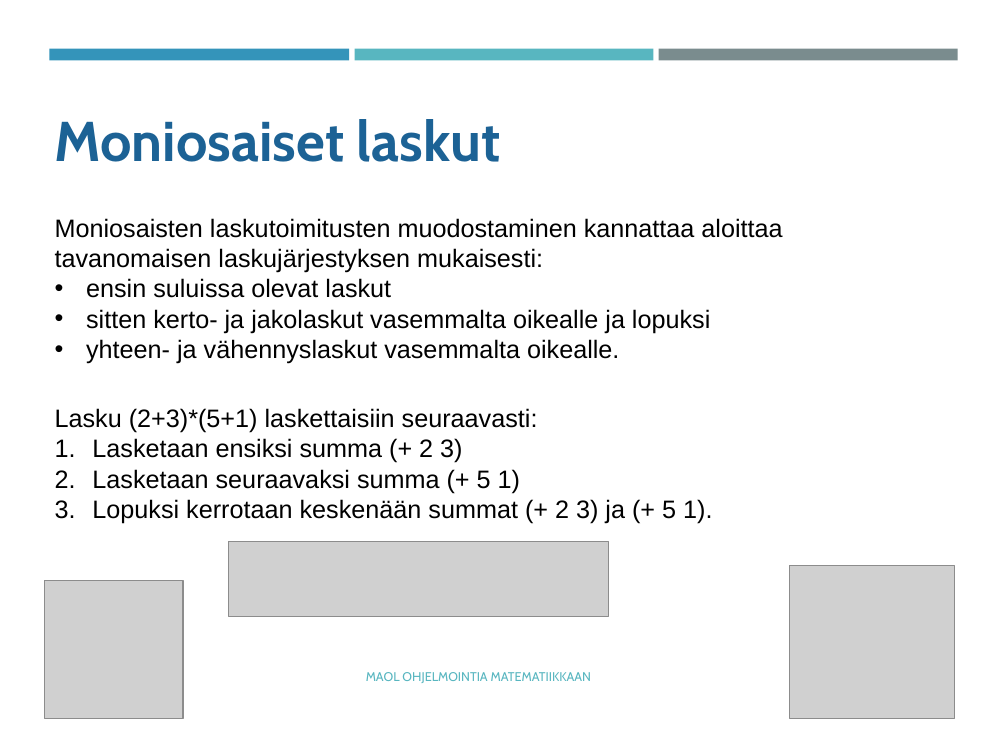
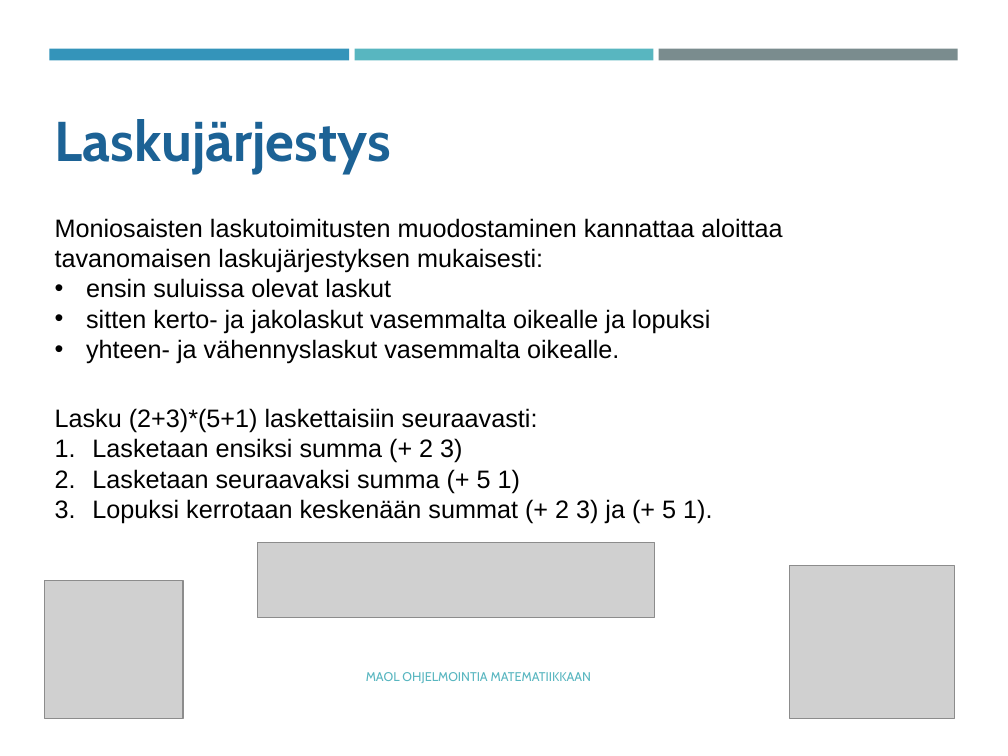
Before and after one commit to tyynetyyne/tyynetyyne.github.io, a slide deck: slide 15 of tehtavat/tiedostot/maol/power_point/Racket-MAOL-5-6-tutustuminen-ohjelmointiymparistoon.pptx. Drawn at 1008x756 pixels with LibreOffice and Linux fonts; fonts in the diff are those of the drawing; grey boxes stand for pictures. Boxes give left, top, right and bottom in pixels: in the first picture for what was removed or moved away, otherwise in the second. Text is boxed around its words. In the diff, an @@ line names an element or a change of style, - is before the commit and + after.

```diff
--- a/tehtavat/tiedostot/maol/power_point/Racket-MAOL-5-6-tutustuminen-ohjelmointiymparistoon.pptx
+++ b/tehtavat/tiedostot/maol/power_point/Racket-MAOL-5-6-tutustuminen-ohjelmointiymparistoon.pptx
@@ text at (55,119,392,174): text changed @@
-Moniosaiset laskut
+Laskujärjestys
@@ picture: place and size @@
-picture at (228,541,609,616)
+picture at (258,542,655,618)
```
Also in this commit, not shown: 18 other slides changed.
